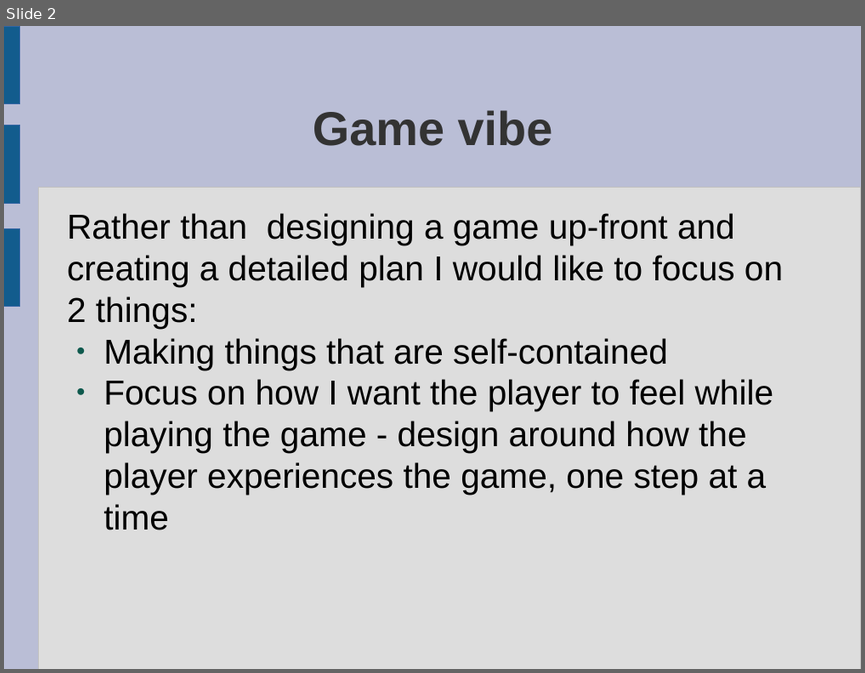
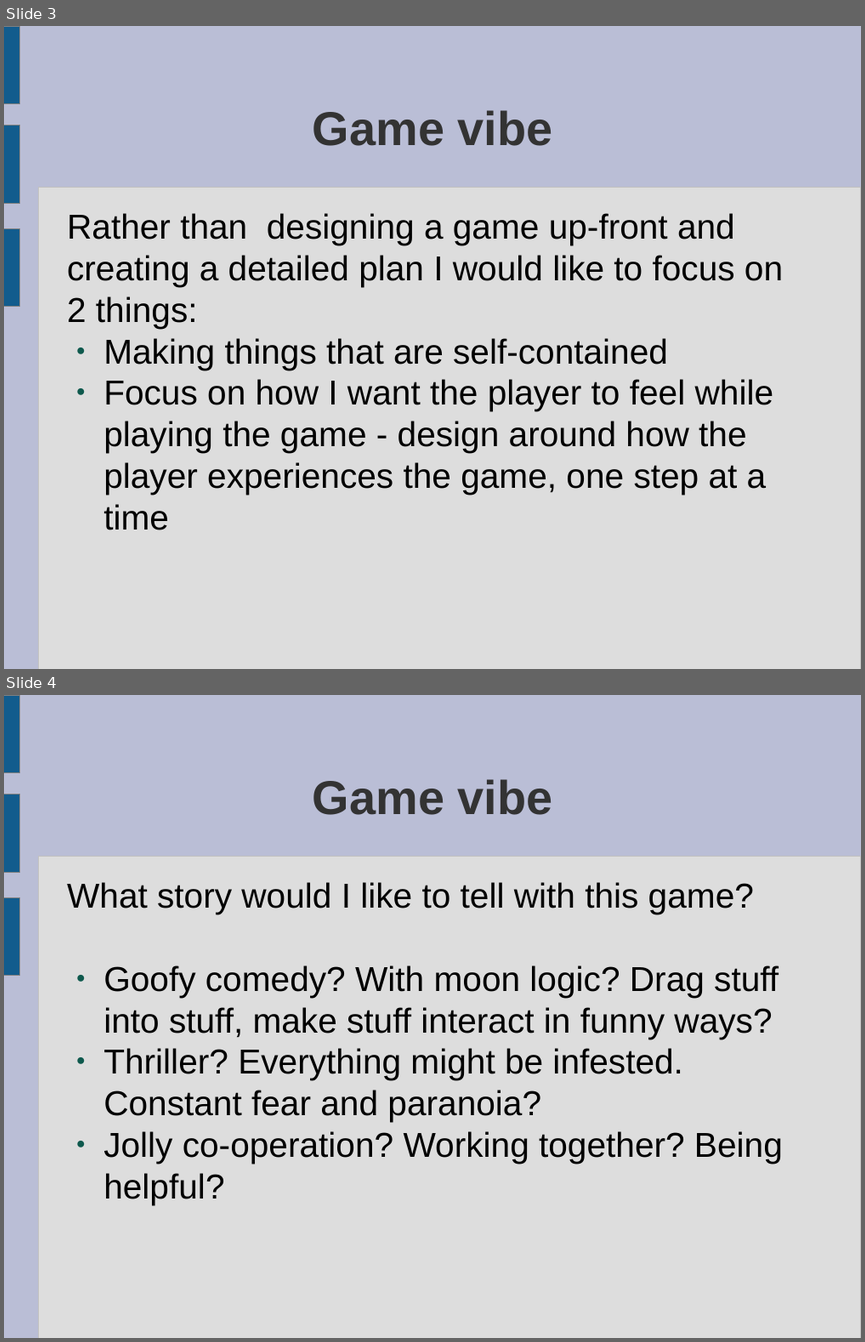
Before and after one commit to ktosox/GWJ67, a slide deck: da_plan.odp. Shown one above the other, each under a label of ours: slide 2 before the commit, slides 3 and 4 after it. The pictures are 865x673 and 865x1342 pixels, drawn with LibreOffice and Linux fonts; fonts in the diff are those of the drawing. Boxes give left, top, right and bottom in pixels: in the first picture for what was removed or moved away, otherwise in the second. Text is boxed around its words. In the diff, an @@ line names an element or a change of style, - is before the commit and + after.

Commit message:
started work on second mini game - WIP

```diff
--- a/da_plan.odp
+++ b/da_plan.odp
@@ slide 4 added at box(4, 695, 861, 1338), background #BABED6; not listed: 4 template elements that a slide beside it also shows @@
@@ title added at box(313, 779, 553, 815), 44 pt, text #333333, bold @@
+Game vibe
@@ text added at box(67, 882, 783, 1204), 32 pt, text #000000 @@
+What story would I like to tell with this game?
+● Goofy comedy? With moon logic? Drag stuff into stuff, make stuff interact in funny ways?
+● Thriller? Everything might be infested. Constant fear and paranoia?
+● Jolly co-operation? Working together? Being helpful?
@@ what was slide 2 is now slide 3 @@
@@ slide 3 changed as well @@
@@ rectangle at box(4, 26, 19, 103): outline #3465A4 0 pt to #808080 0 pt @@
```
Also in this commit, not shown: 3 other slides changed, 2 other slides added, 8 other files.
